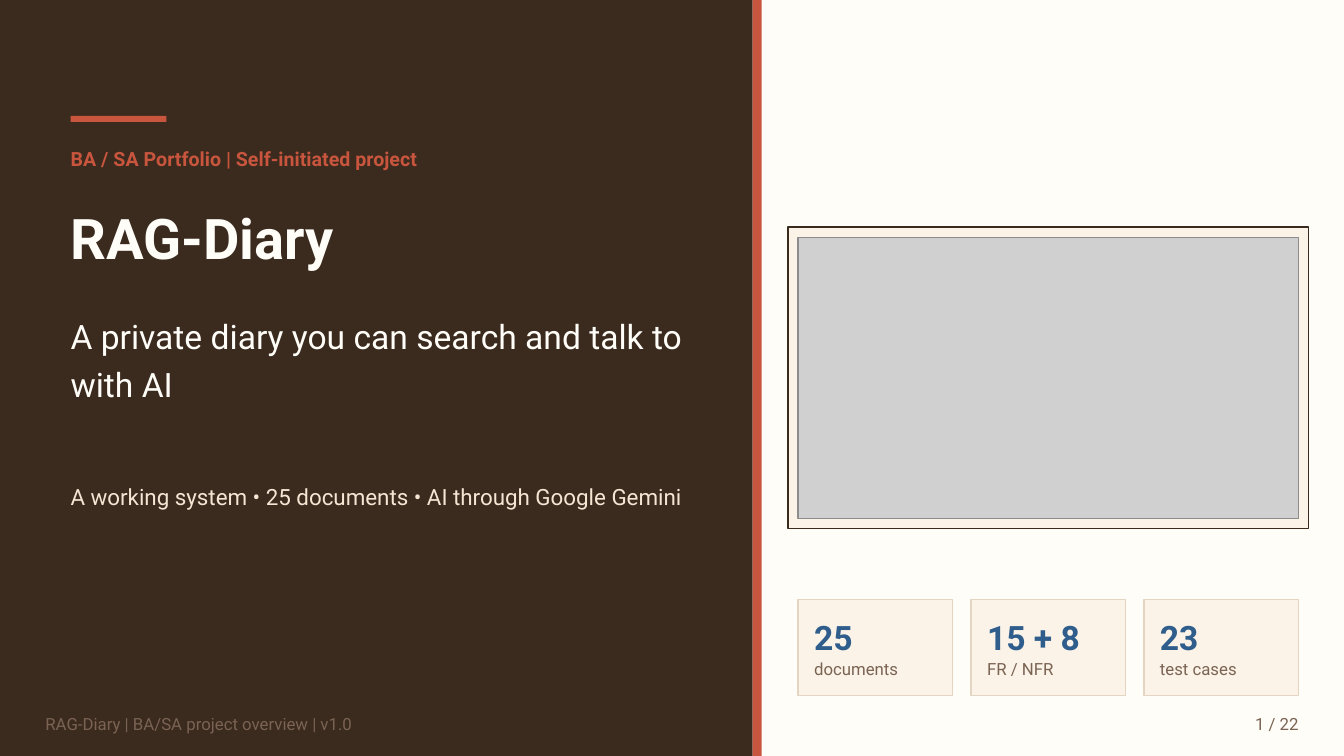
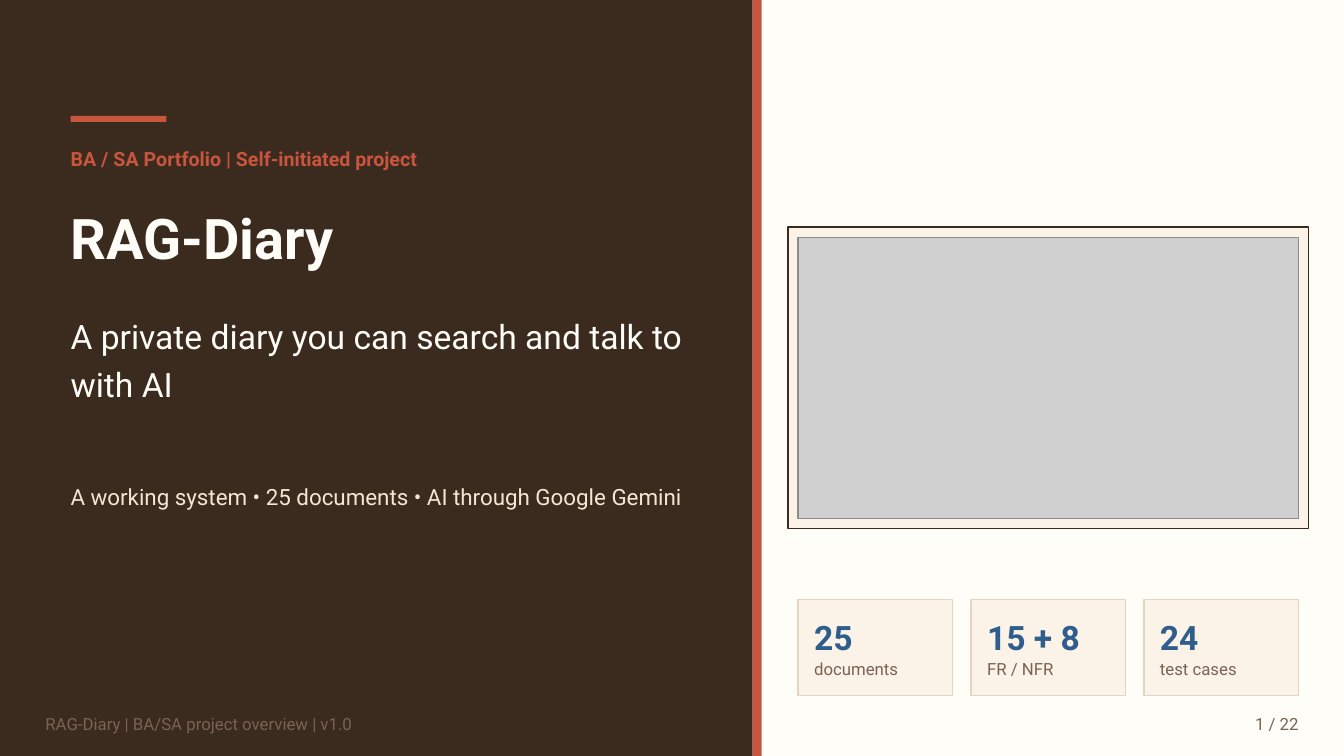
Before and after one commit to Zynin43839/oranut-blueprint, a slide deck: slide 1 of assets/media/deck-en.pptx. Drawn at 1344x756 pixels with LibreOffice and Linux fonts; fonts in the diff are those of the drawing; grey boxes stand for pictures. Boxes give left, top, right and bottom in pixels: in the first picture for what was removed or moved away, otherwise in the second. Text is boxed around its words. In the diff, an @@ line names an element or a change of style, - is before the commit and + after.

```diff
--- a/assets/media/deck-en.pptx
+++ b/assets/media/deck-en.pptx
@@ text at bbox=[1160, 625, 1199, 650]: text changed @@
-23
+24
```
Also in this commit, not shown: 4 other slides changed, 21 other files.
